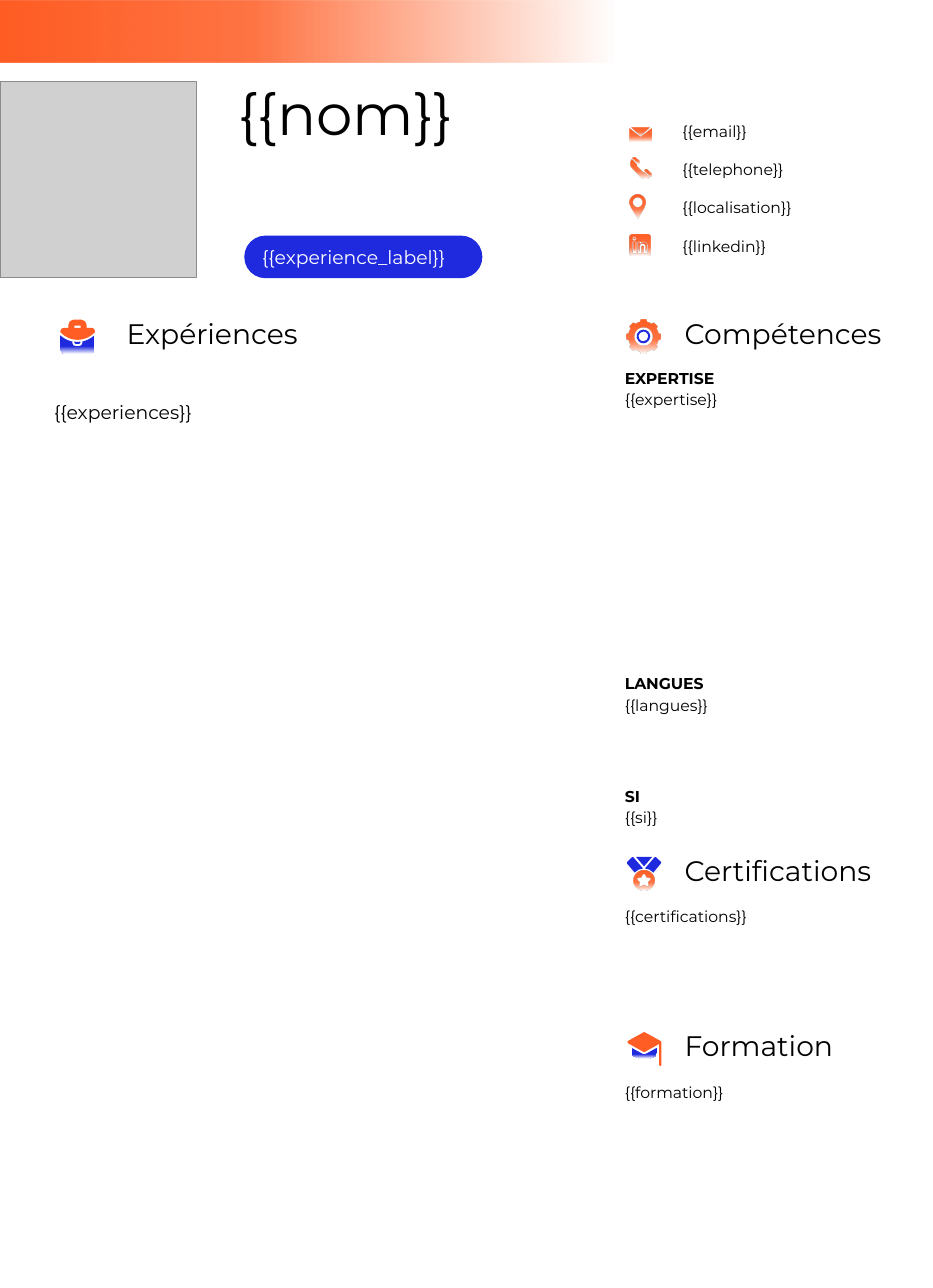
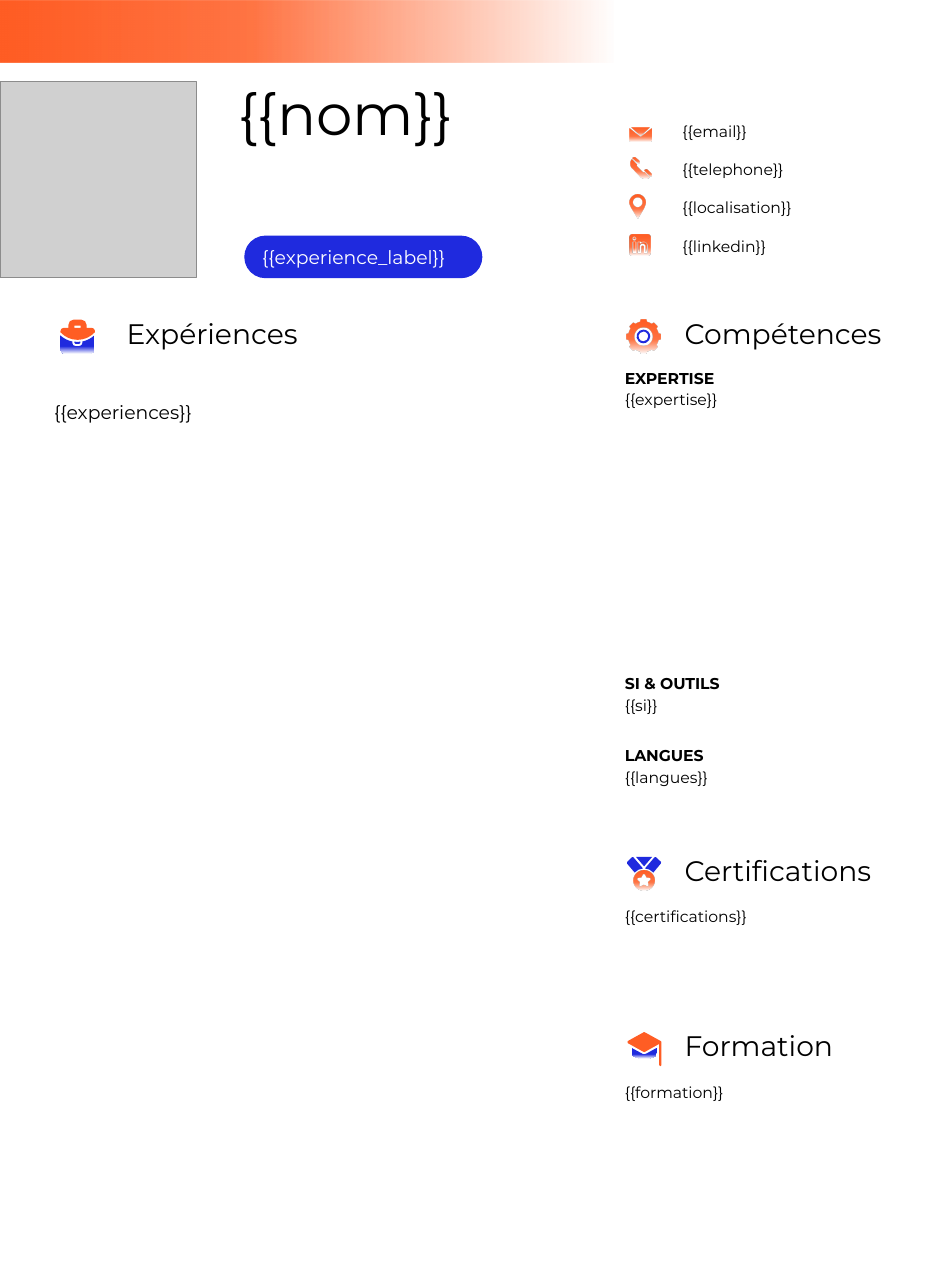
Before and after one commit to mhmedammara/CV-formatter-LL, a slide deck: slide 1 of cv_formatter/assets/modele_cv_logiclever.pptx. Drawn at 933x1288 pixels with LibreOffice and Linux fonts; fonts in the diff are those of the drawing; grey boxes stand for pictures; background and template pictures are left out. Boxes give left, top, right and bottom in pixels: in the first picture for what was removed or moved away, otherwise in the second. Text is boxed around its words. In the diff, an @@ line names an element or a change of style, - is before the commit and + after.

```diff
--- a/cv_formatter/assets/modele_cv_logiclever.pptx
+++ b/cv_formatter/assets/modele_cv_logiclever.pptx
@@ text "SI & OUTILS" moved from (x1=625, y1=791, x2=658, y2=826) to (x1=625, y1=678, x2=719, y2=714) @@
@@ text at (x1=625, y1=678, x2=719, y2=690): text changed @@
-SI
+SI & OUTILS
@@ text "LANGUES" moved from (x1=625, y1=678, x2=708, y2=714) to (x1=625, y1=750, x2=708, y2=786) @@
```
Also in this commit, not shown: 4 other files.
